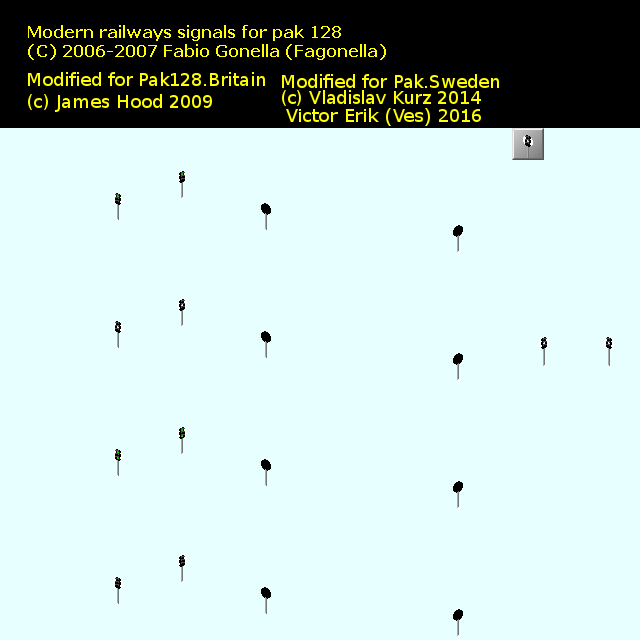
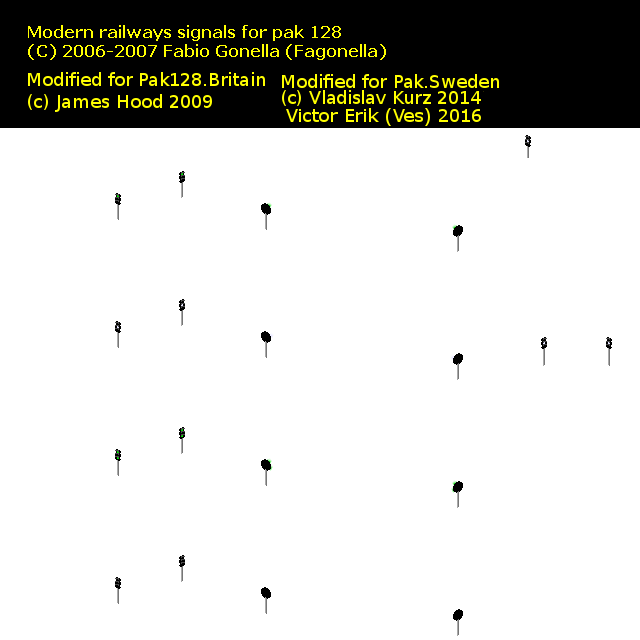
Layer changes from the first 640x640 image to the second:
added layer "Flare" above "Bakgrund" over 267, 202, 457, 493
hid "Bakgrund" over 0, 128, 640, 640
